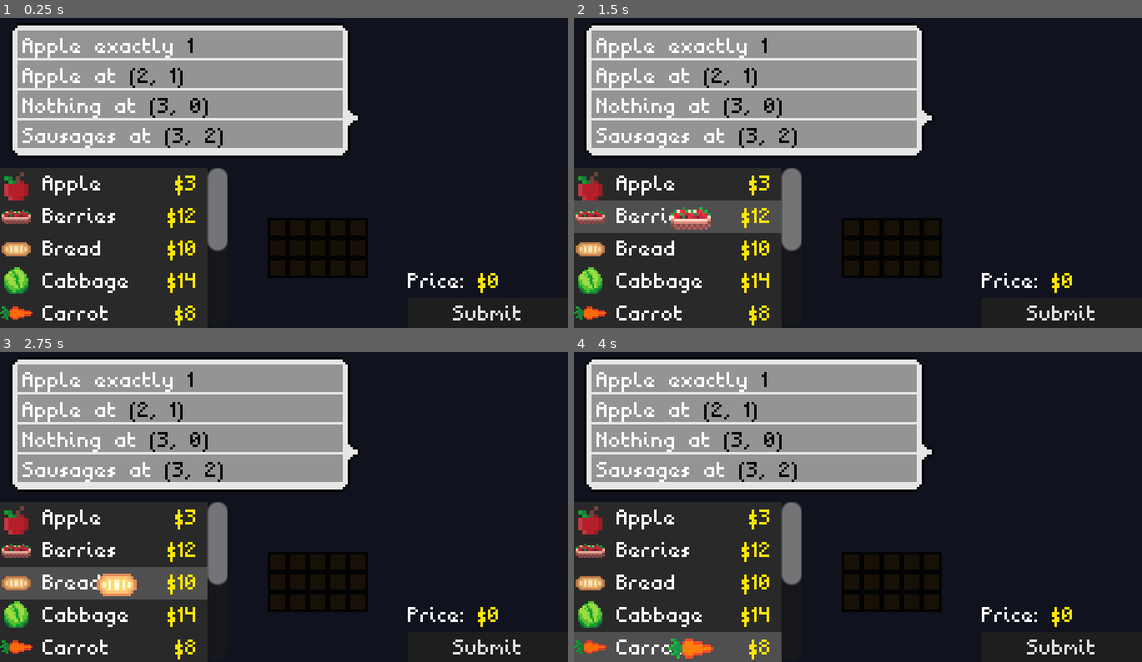
Above: before the commit, frames 1-4 (two rows, left to right).
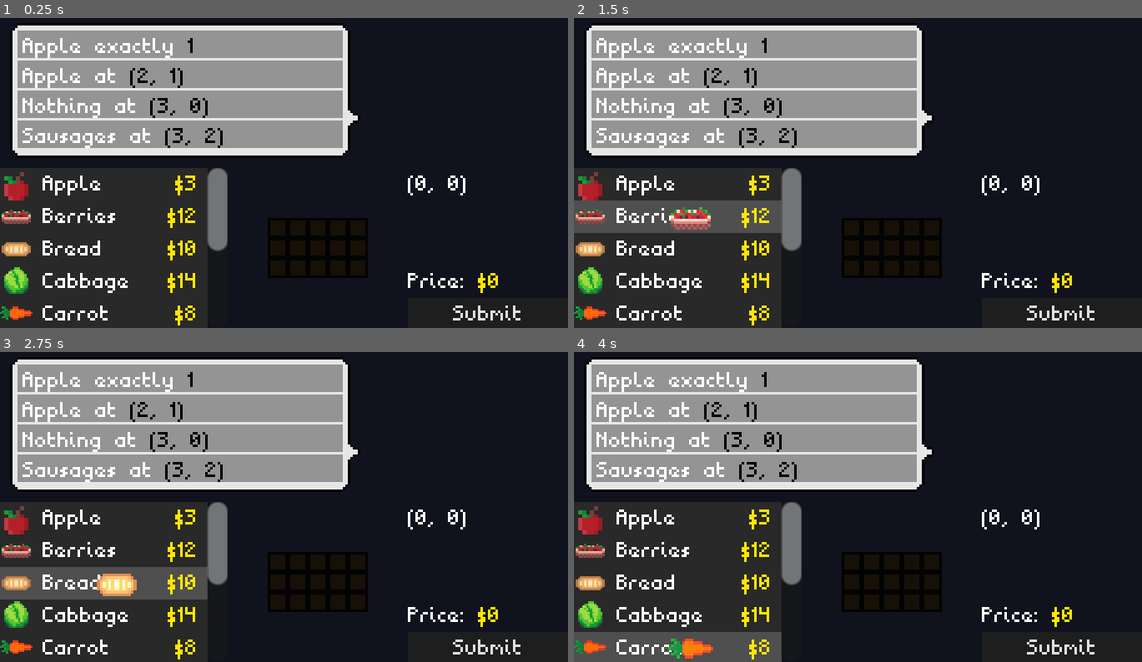
Above: after the commit, the same moments.

Repository: InRe-Dan/gmtk2024
Game: Godot game, scene res://main.tscn
Same seed, same stepped clock (60 frames per second), same inputs: the game is played once before the commit and once after it. The engine's default icon, where the game draws it, is replaced by a stand-in: a white triangle on a blue panel in a dark square.
Inputs (mouse positions are in pixels of both pictures, inside the frame that each line leads up to):
- Up to frame 1 (0.25 s): no input
- Up to frame 2 (1.5 s): click (676, 185) at 0.5 s; click (676, 216) at 1.27 s
- Up to frame 3 (2.75 s): click (102, 584) at 2.02 s
- Up to frame 4 (4 s): click (676, 615) at 2.77 s; click (676, 649) at 3.52 s

The runs differ from the first frame. In frame 1, 0.2% of the frame differs, in the area x 71-82%, y 50-58%; in frame 2, 0.2%; in frame 3, 0.2%; in frame 4, 0.2%.

Commit message:
Coordinate UI

Diff:
--- a/Grid/grid.gd
+++ b/Grid/grid.gd
@@ -4,6 +4,7 @@
 signal grid_cleared()
 signal solution_submitted(items)
 signal total_price_updated(new_total)
+signal selected_slot_changed(grid_position)
 
 @onready var grid_slot_scene = preload("res://Grid/grid_slot.tscn")
 @onready var grid_item_scene = preload("res://Item/grid_item.tscn")
@@ -90,7 +91,8 @@
 ## Mouse hovered grid slot
 func _on_slot_mouse_entered(slot: GridSlot) -> void:
 	current_slot = slot
-
+	if current_slot:
+		selected_slot_changed.emit(current_slot.grid_position)
 	if held_item and is_instance_valid(held_item):
 		can_place = check_slot_availability(get_slot_positions(current_slot, held_item.item))
 	elif slot:
--- a/Grid/info_box.gd
+++ b/Grid/info_box.gd
@@ -5,6 +5,7 @@
 
 @onready var total_price_label: RichTextLabel = $TotalPrice
 @onready var submit_button: Button = $Submit
+@onready var coordinate_label: Label = $Coordinate
 
 
 ## Total grid price changed
@@ -15,3 +16,8 @@
 ## Submit button pressed
 func _on_submit_pressed() -> void:
 	grid_submitted.emit()
+
+
+## Slot coordinate changed
+func _on_slot_coordinate_changed(pos: Vector2i) -> void:
+	coordinate_label.text = str(pos)
--- a/Grid/workspace.gd
+++ b/Grid/workspace.gd
@@ -10,3 +10,4 @@
 	item_list.new_item_selected.connect(Callable(grid, "_on_new_item_selected"))
 	grid.total_price_updated.connect(Callable(info_box, "_on_total_price_updated"))
 	info_box.grid_submitted.connect(Callable(grid, "_on_submit"))
+	grid.selected_slot_changed.connect(Callable(info_box, "_on_slot_coordinate_changed"))
--- a/main.tscn
+++ b/main.tscn
@@ -147,6 +147,12 @@
 theme_override_constants/separation = 1
 script = ExtResource("2_auo4a")
 
+[node name="Coordinate" type="Label" parent="VBoxContainer/Workspace/InfoBox"]
+layout_mode = 2
+theme_override_fonts/font = ExtResource("2_jskw5")
+theme_override_font_sizes/font_size = 11
+text = "(0, 0)"
+
 [node name="Control" type="Control" parent="VBoxContainer/Workspace/InfoBox"]
 layout_mode = 2
 size_flags_vertical = 3
